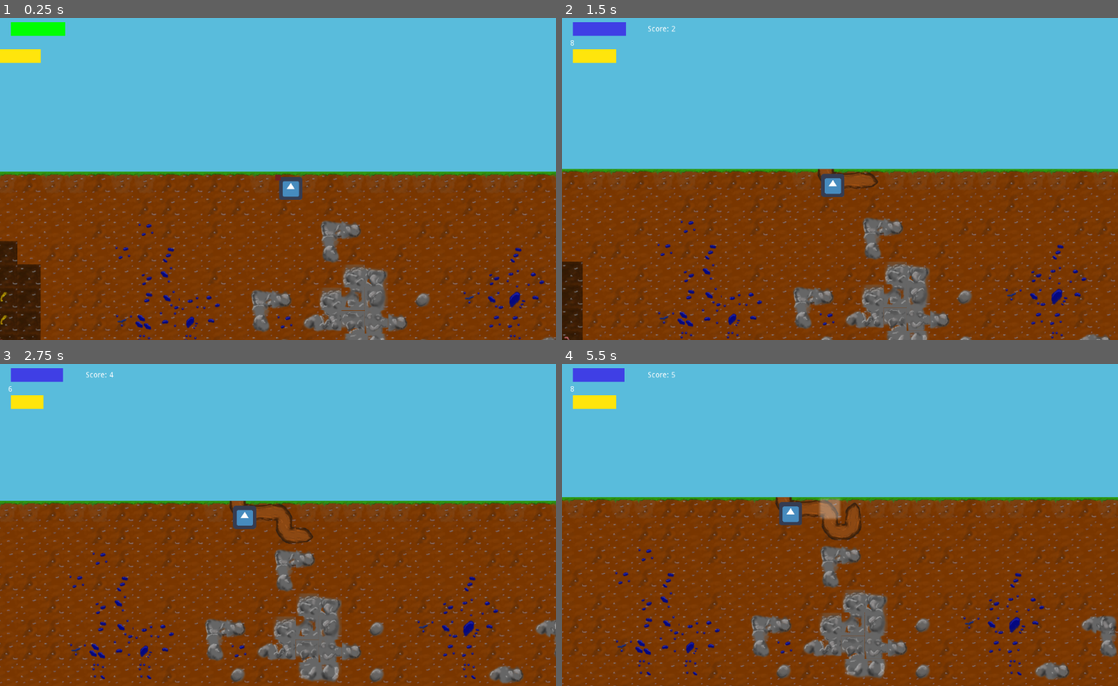
Above: before the commit, frames 1-4 (two rows, left to right).
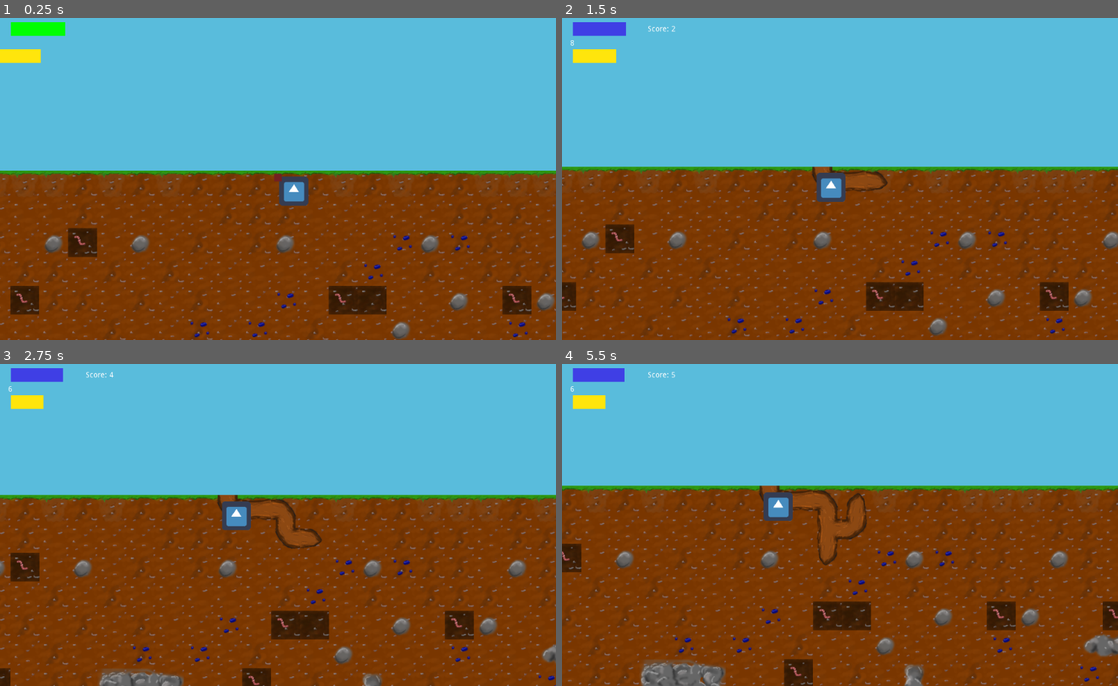
Above: after the commit, the same moments.

Repository: Sushperson/Tree-Simulator-2023
Game: Godot game, scene res://Scenes/World.tscn
Same seed, same stepped clock (60 frames per second), same inputs: the game is played once before the commit and once after it. The engine's default icon, where the game draws it, is replaced by a stand-in: a white triangle on a blue panel in a dark square.
Inputs:
- Up to frame 1 (0.25 s): no input
- Up to frame 2 (1.5 s): tap Enter at 0.5 s; hold D (right) 0.53-1.28 s; hold S (down) from 1.28 s (still down)
- Up to frame 3 (2.75 s): release S (down) at 2.03 s; hold D (right) from 2.03 s (still down)
- Up to frame 4 (5.5 s): release D (right) at 2.78 s; hold W (up) 2.78-3.53 s; hold A (left) 3.53-5.03 s; hold S (down) from 5.03 s (still down)

The runs differ from the first frame. In frame 1, 13% of the frame differs, in the area x 0-100%, y 47-100%; in frame 2, 14%; in frame 3, 17%; in frame 4, 20%, in the area x 0-100%, y 6-100%.

Commit message:
Balancing

Diff:
--- a/Tree_sim/Scenes/World.tscn
+++ b/Tree_sim/Scenes/World.tscn
@@ -477,7 +477,7 @@
 [node name="Camera2D" type="Camera2D" parent="."]
 position = Vector2( 16, 16 )
 current = true
-zoom = Vector2( 1.5, 1.5 )
+zoom = Vector2( 1.2, 1.2 )
 smoothing_enabled = true
 smoothing_speed = 0.8
 
--- a/Tree_sim/Scripts/RO_Grid.gd
+++ b/Tree_sim/Scripts/RO_Grid.gd
@@ -11,7 +11,7 @@
 
 
 func generate_tile(x, y):
-	if(y > (cluster_size - 1)):
+	if(y > (cluster_size + 1)):
 		var nn_dist = nearest_cluster_dist(x, y)
 		if(randf() < inter_cluster_dist_prob(max_cluster_dist, nn_dist)):
 			var rando = randf()
@@ -20,14 +20,15 @@
 				if rando < sum + e[1]:
 					print("generating cluster on " + str(Vector2(x, y)))
 					print("with nn-distance " + str(nn_dist))
-					if e[0] == 1:
-						generate_cluster(x, y, e[0], cluster_size/2)
+					if e[0] >= 1:
+						generate_cluster(x, y, e[0], cluster_size/3)
 					else:
-						generate_cluster(x, y, e[0], rand_range(cluster_size/2, cluster_size))
+						generate_cluster(x, y, e[0], rand_range(cluster_size/4, cluster_size*1.5))
 					cluster_centers[Vector2(x,y)] = true
 					break
 				else:
 					sum += e[1]
+	if(y > 1):
 		if(randf() < 0.2 and get_cell(x, y) == -1):
 			var rando = randf()
 			var sum = 0.0
